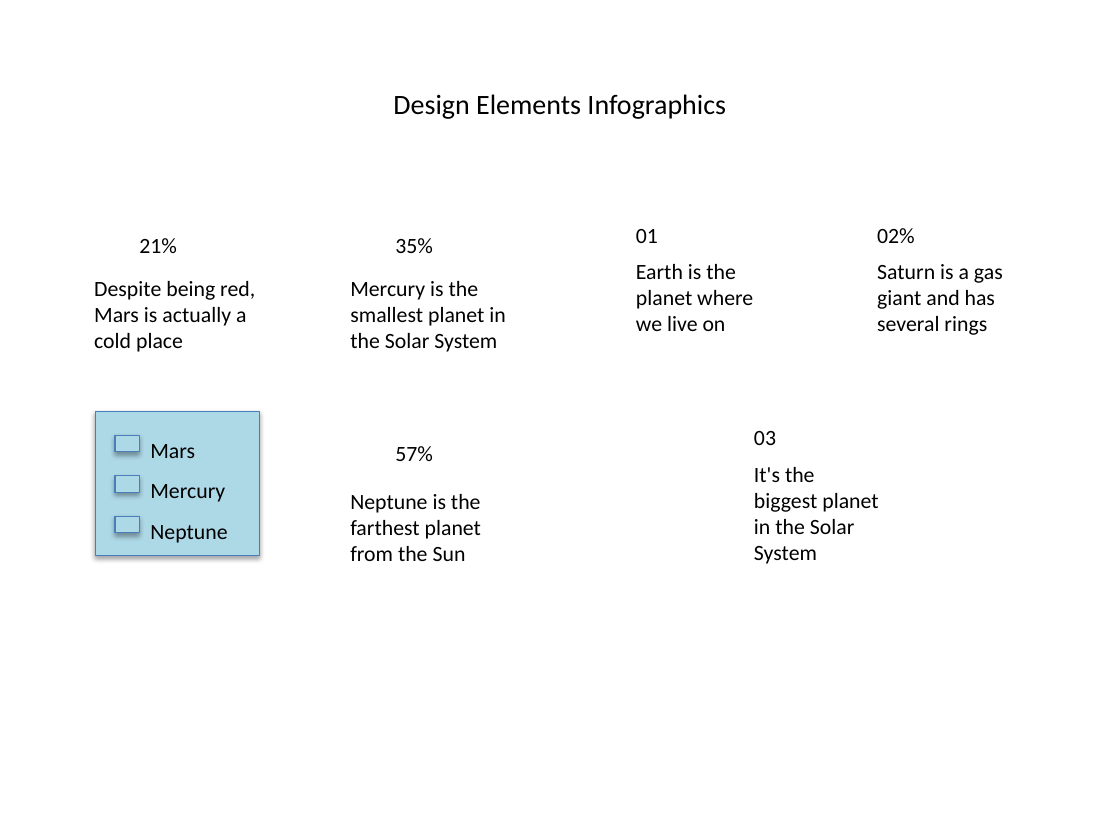
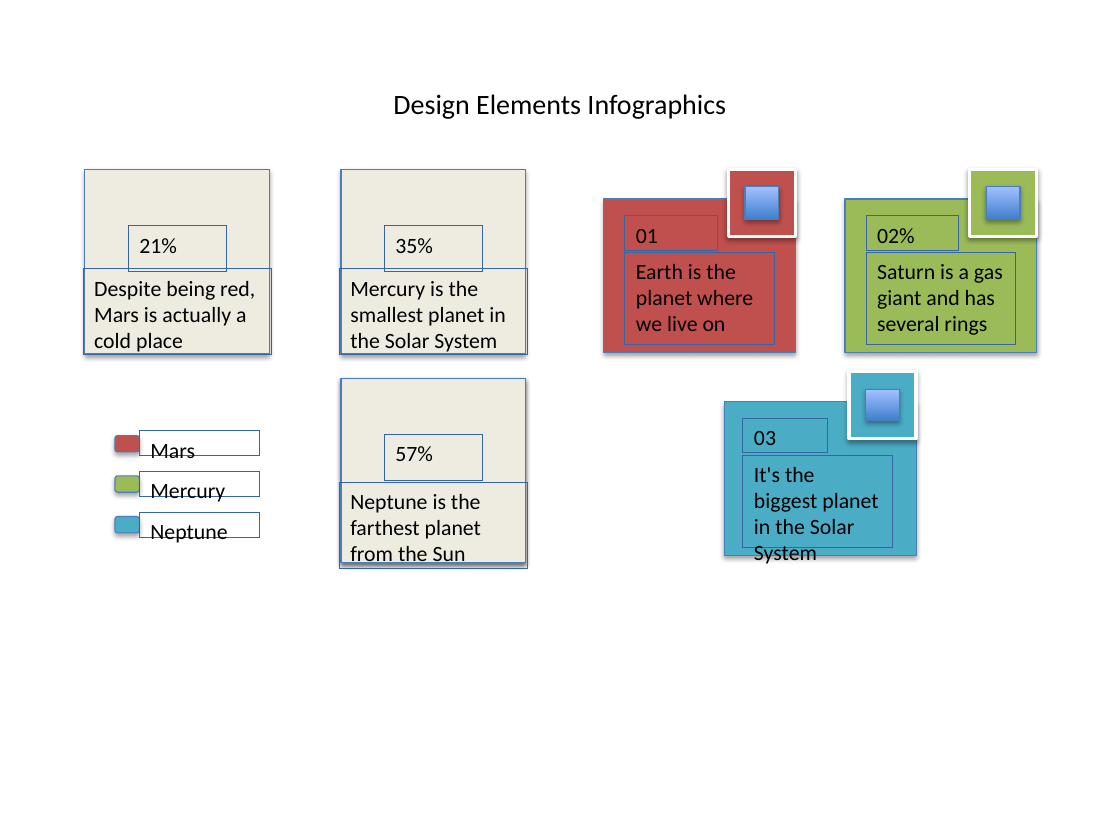
Before and after one commit to realbits-lab/naly, a slide deck: slide 8 of examples/generated_presentation.pptx. Drawn at 1120x840 pixels with LibreOffice and Linux fonts; fonts in the diff are those of the drawing. Boxes give left, top, right and bottom in pixels: in the first picture for what was removed or moved away, otherwise in the second. Text is boxed around its words. In the diff, an @@ line names an element or a change of style, - is before the commit and + after.

```diff
--- a/examples/generated_presentation.pptx
+++ b/examples/generated_presentation.pptx
@@ rectangle added at [85, 169, 270, 354], fill #EEECE1 @@
@@ rectangle added at [340, 169, 525, 354], fill #EEECE1 @@
@@ rectangle added at [728, 169, 795, 236], fill #C0504D, outline #FFFFFF 2.25 pt @@
@@ rectangle added at [970, 169, 1037, 236], fill #9BBB59, outline #FFFFFF 2.25 pt @@
@@ rectangle added at [604, 199, 795, 353], fill #C0504D @@
@@ rectangle added at [745, 186, 778, 220], fill gradient #3F80CE to #A4C4FF, outline #4B7EBC 0.75 pt @@
@@ rectangle added at [844, 199, 1036, 353], fill #9BBB59 @@
@@ rectangle added at [987, 186, 1020, 220], fill gradient #3F80CE to #A4C4FF, outline #4B7EBC 0.75 pt @@
@@ rectangle added at [340, 379, 525, 563], fill #EEECE1 @@
@@ rectangle added at [342, 379, 526, 563], fill #4BACC6 @@
@@ rectangle added at [849, 372, 916, 439], fill #4BACC6, outline #FFFFFF 2.25 pt @@
@@ rectangle removed at [95, 411, 260, 556] @@
@@ rectangle added at [725, 402, 916, 556], fill #4BACC6 @@
@@ rectangle added at [866, 390, 899, 421], fill gradient #3F80CE to #A4C4FF, outline #4B7EBC 0.75 pt @@
@@ rectangle removed at [115, 436, 140, 452] @@
@@ rounded rectangle added at [115, 436, 140, 452], fill #C0504D @@
@@ rectangle removed at [115, 476, 140, 493] @@
@@ rounded rectangle added at [115, 476, 140, 493], fill #9BBB59 @@
@@ rectangle removed at [115, 516, 140, 533] @@
@@ rounded rectangle added at [115, 516, 140, 533], fill #4BACC6 @@
```
Also in this commit, not shown: 31 other slides changed, 3 other files.
